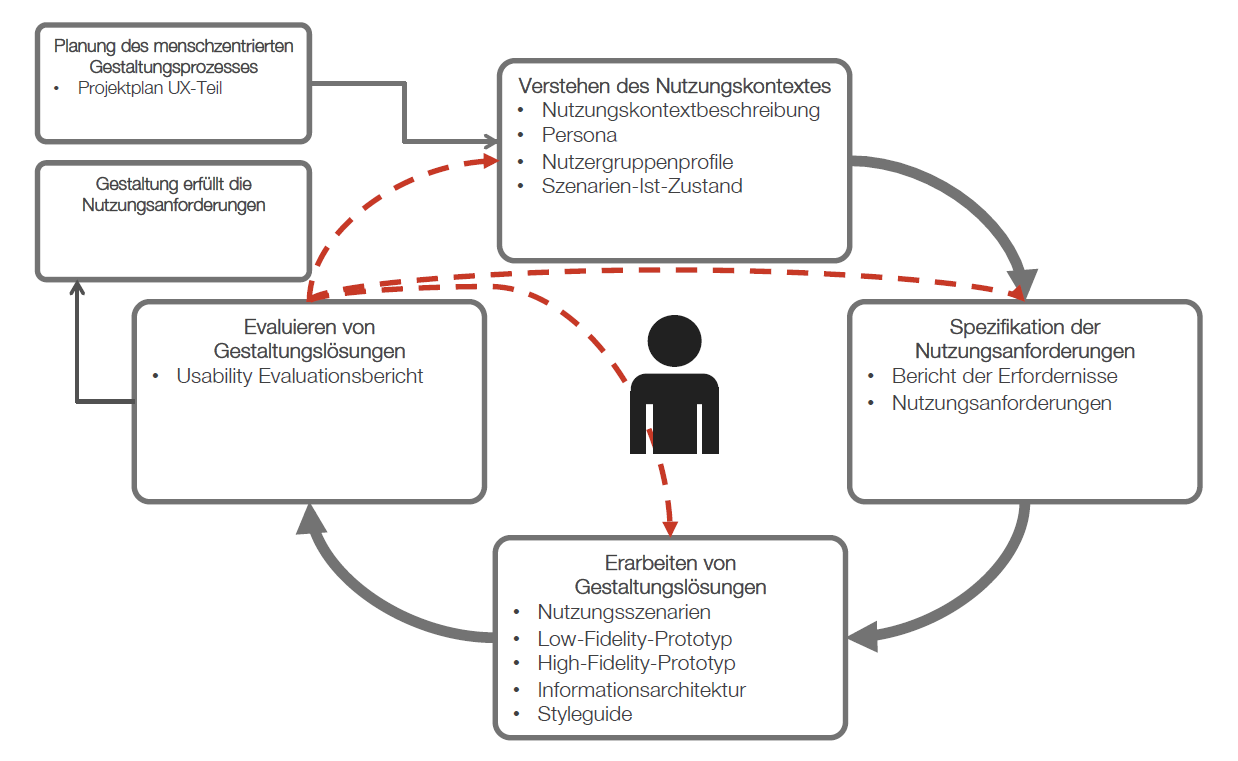
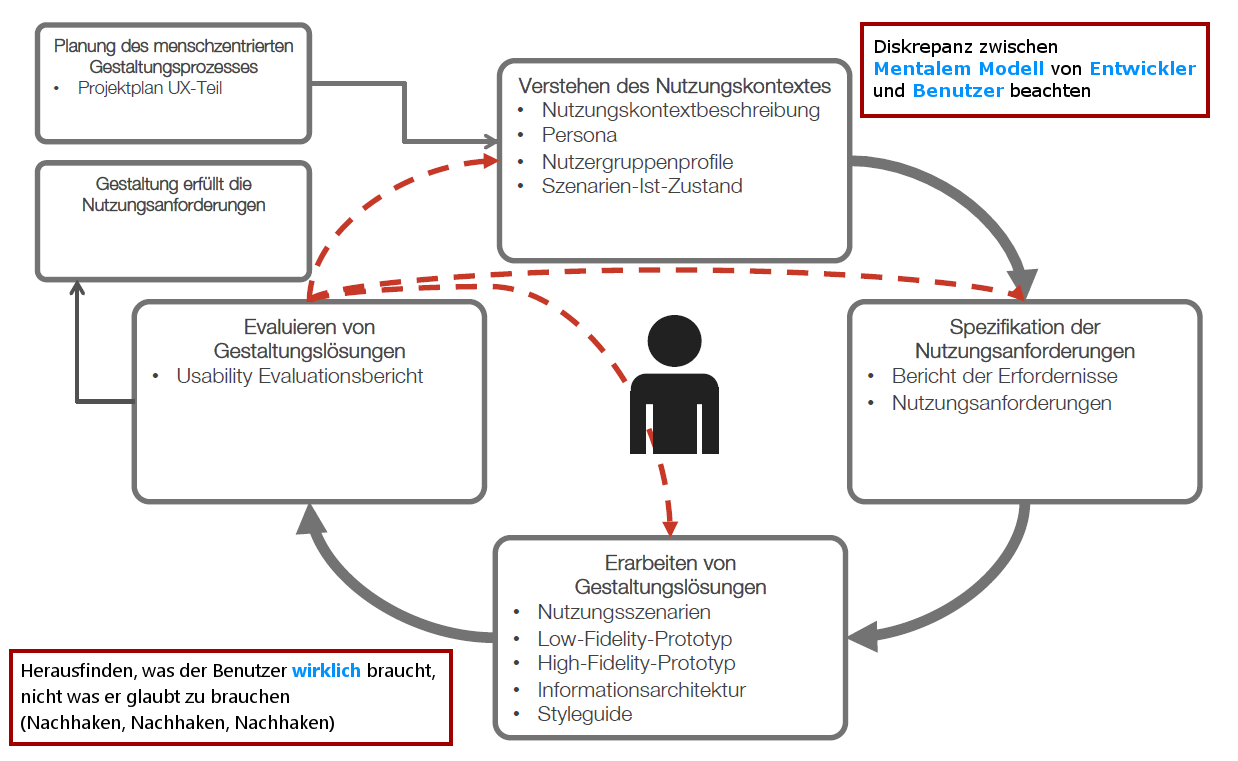
Layers edited between the first and the second (1238, 761) image:
added layer "Ebene" above "Herausfinden, was der Benutzer... #1" over [9, 22, 1210, 746]
added layer "Herausfinden, was der Benutzer... #1" above "Diskrepanz zwischen ... #1" over [21, 663, 435, 732]
added layer "Diskrepanz zwischen ... #1" above "light" over [874, 39, 1196, 97]
